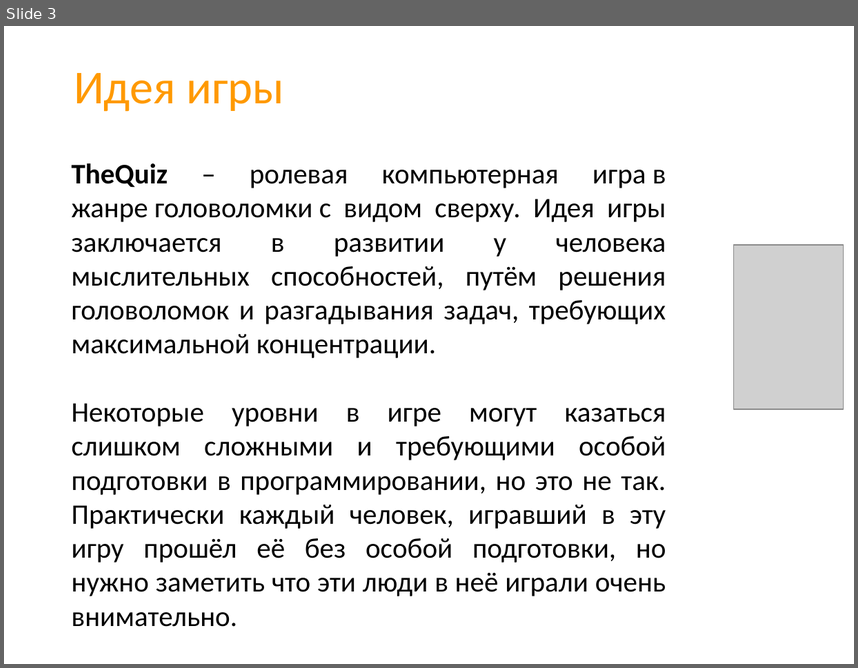
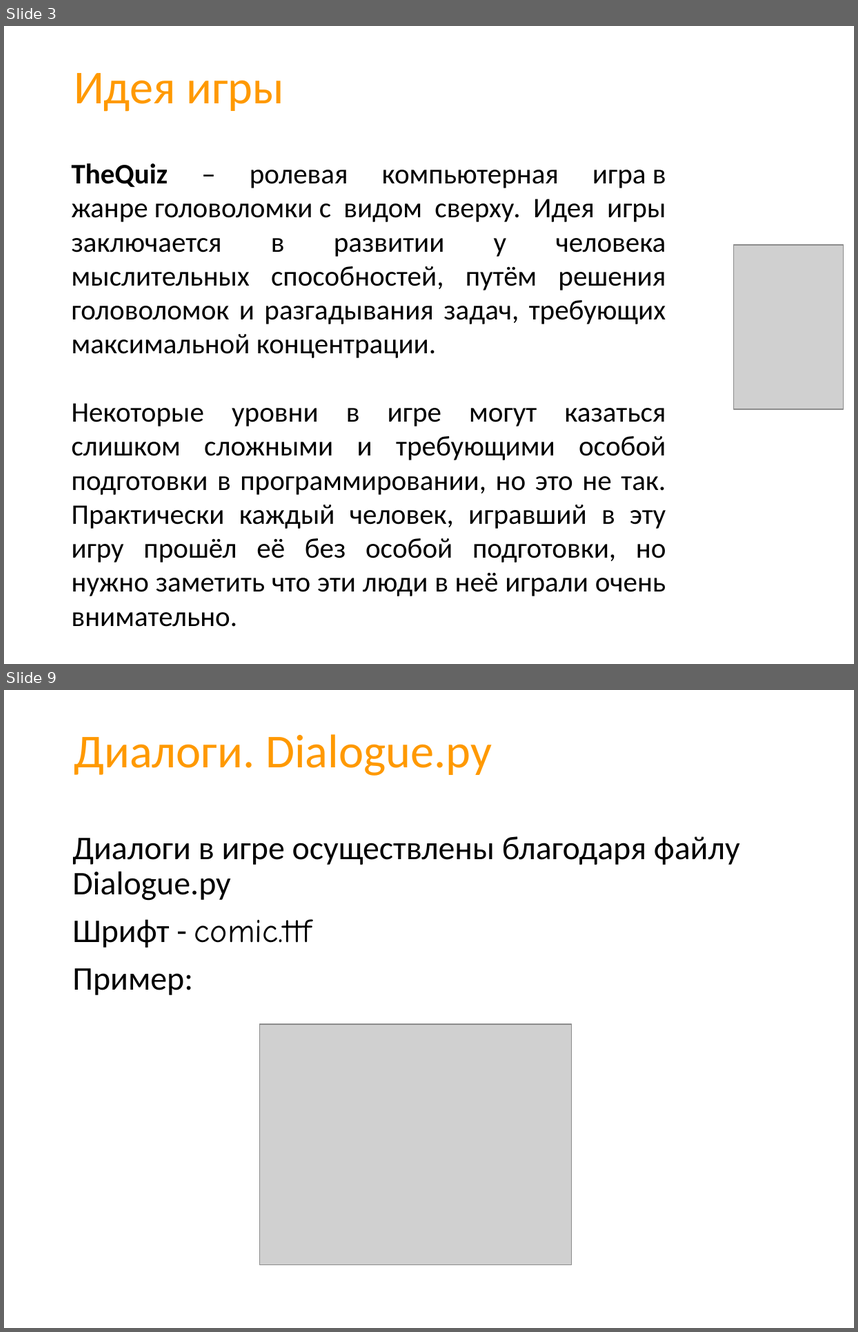
Before and after one commit to CicadaInc/thequiz, a slide deck: presentation.pptx. Shown one above the other, each under a label of ours: slide 3 before the commit, slides 3 and 9 after it; the slides between them are not shown. The pictures are 858x668 and 858x1332 pixels, drawn with LibreOffice and Linux fonts; fonts in the diff are those of the drawing; grey boxes stand for pictures; background and template pictures are left out. Boxes give left, top, right and bottom in pixels: in the first picture for what was removed or moved away, otherwise in the second. Text is boxed around its words. In the diff, an @@ line names an element or a change of style, - is before the commit and + after.

```diff
--- a/presentation.pptx
+++ b/presentation.pptx
@@ slide 9 added at [4, 690, 854, 1328], background picture (left out) @@
@@ title added at [74, 734, 492, 776], 40 pt, text #FF9900 @@
+Диалоги. Dialogue.py
@@ text added at [72, 836, 740, 995], 28 pt, text #000000 @@
+Диалоги в игре осуществлены благодаря файлу Dialogue.py
+Шрифт - comic.ttf
+Пример:
@@ picture added at [260, 1024, 572, 1265] @@
```
Also in this commit, not shown: 3 slides changed, 7 other slides added, 2 slides removed, 3 other files.
